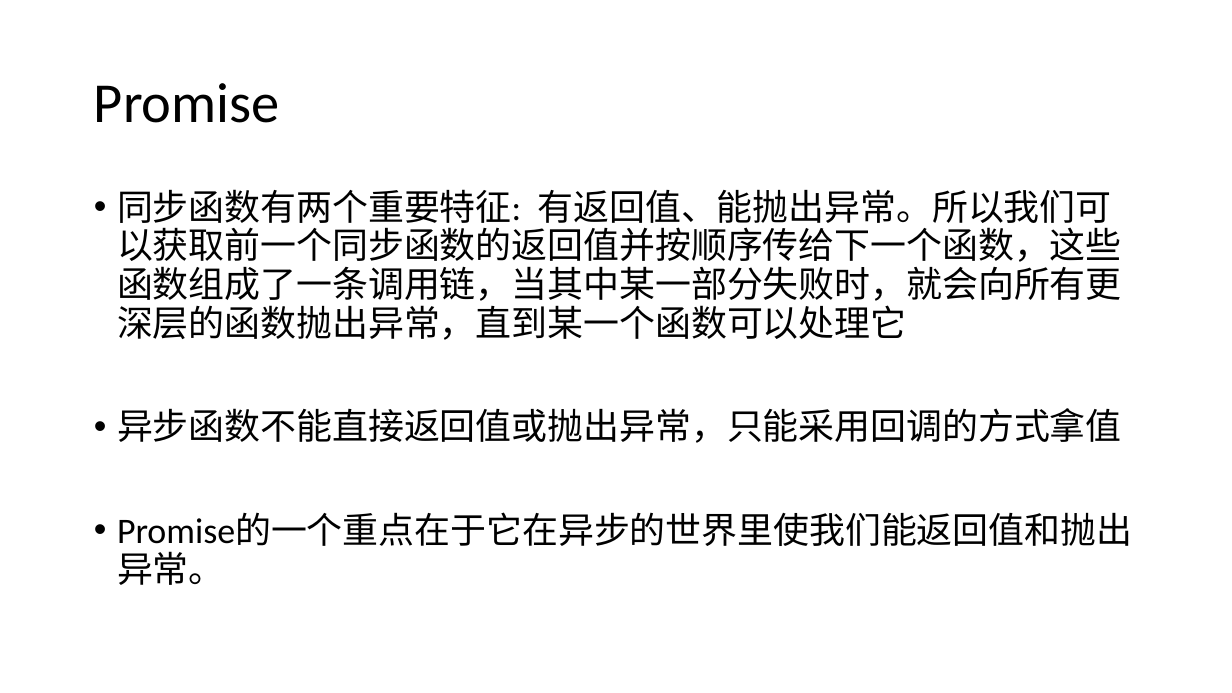
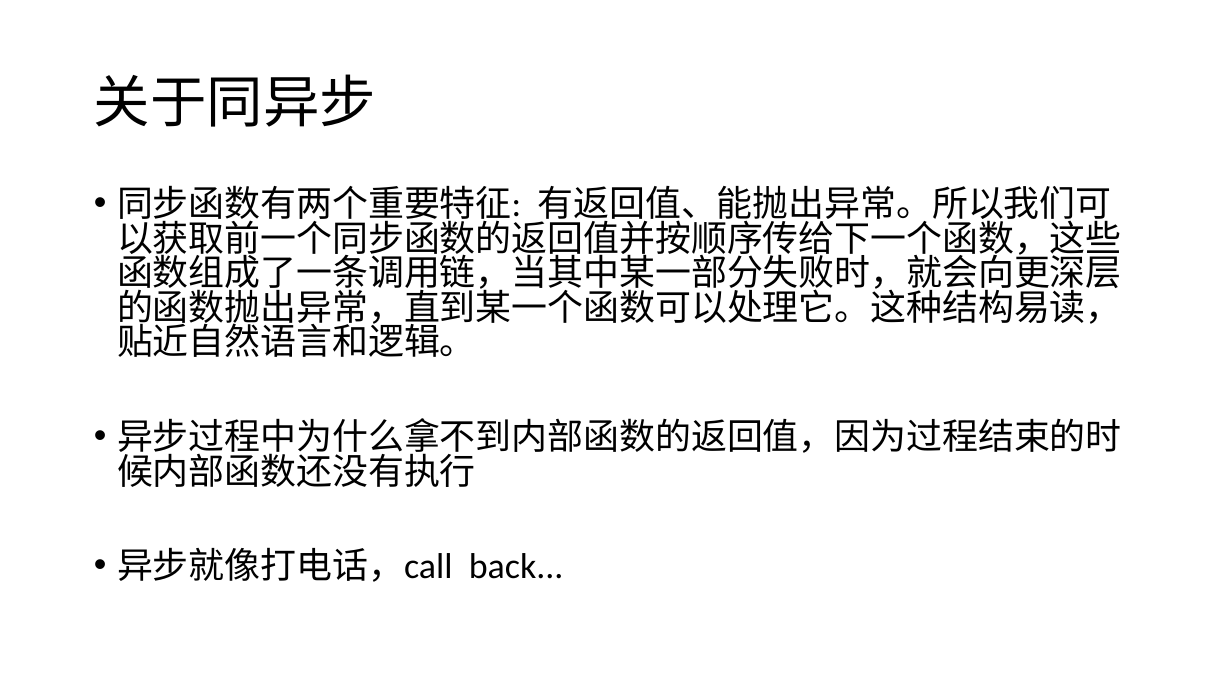
Before and after one commit to WHITE-ILMARE/Technique-Share, a slide deck: slide 19 of Deep Digging in Browser.pptx (slide 15 before the commit). Drawn at 1232x693 pixels with LibreOffice and Linux fonts; fonts in the diff are those of the drawing. Boxes give left, top, right and bottom in pixels: in the first picture for what was removed or moved away, otherwise in the second. Text is boxed around its words. In the diff, an @@ line names an element or a change of style, - is before the commit and + after.

```diff
--- a/Deep Digging in Browser.pptx
+++ b/Deep Digging in Browser.pptx
@@ title at (x1=94, y1=74, x2=376, y2=127): text changed @@
-Promise
+关于同异步
@@ text at (x1=117, y1=185, x2=1122, y2=582): text changed @@
-• 同步函数有两个重要特征: 有返回值、能抛出异常。所以我们可以获取前一个同步函数的返回值并按顺序传给下一个函数，这些函数组成了一条调用链，当其中某一部分失败时，就会向所有更深层的函数抛出异常，直到某一个函数可以处理它
-• 异步函数不能直接返回值或抛出异常，只能采用回调的方式拿值
-• Promise的一个重点在于它在异步的世界里使我们能返回值和抛出异常。
+• 同步函数有两个重要特征: 有返回值、能抛出异常。所以我们可以获取前一个同步函数的返回值并按顺序传给下一个函数，这些函数组成了一条调用链，当其中某一部分失败时，就会向更深层的函数抛出异常，直到某一个函数可以处理它。这种结构易读，贴近自然语言和逻辑。
+• 异步过程中为什么拿不到内部函数的返回值，因为过程结束的时候内部函数还没有执行
+• 异步就像打电话，call back...
```
Also in this commit, not shown: 3 other slides changed, 3 slides added, 1 slide removed.
